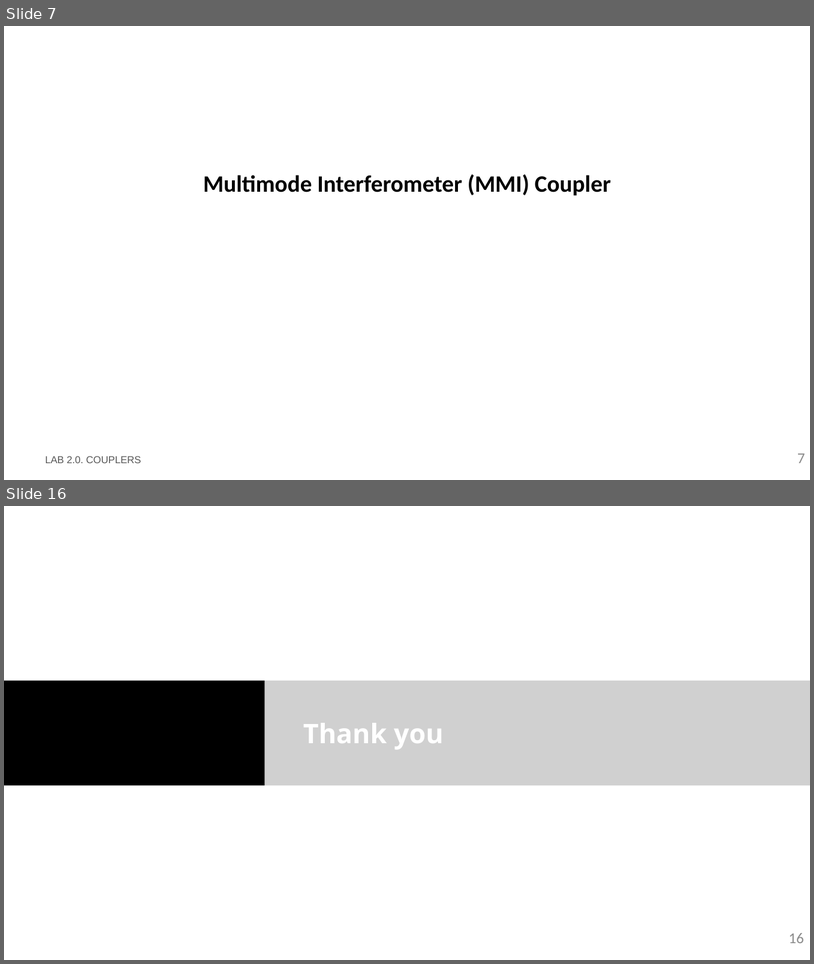
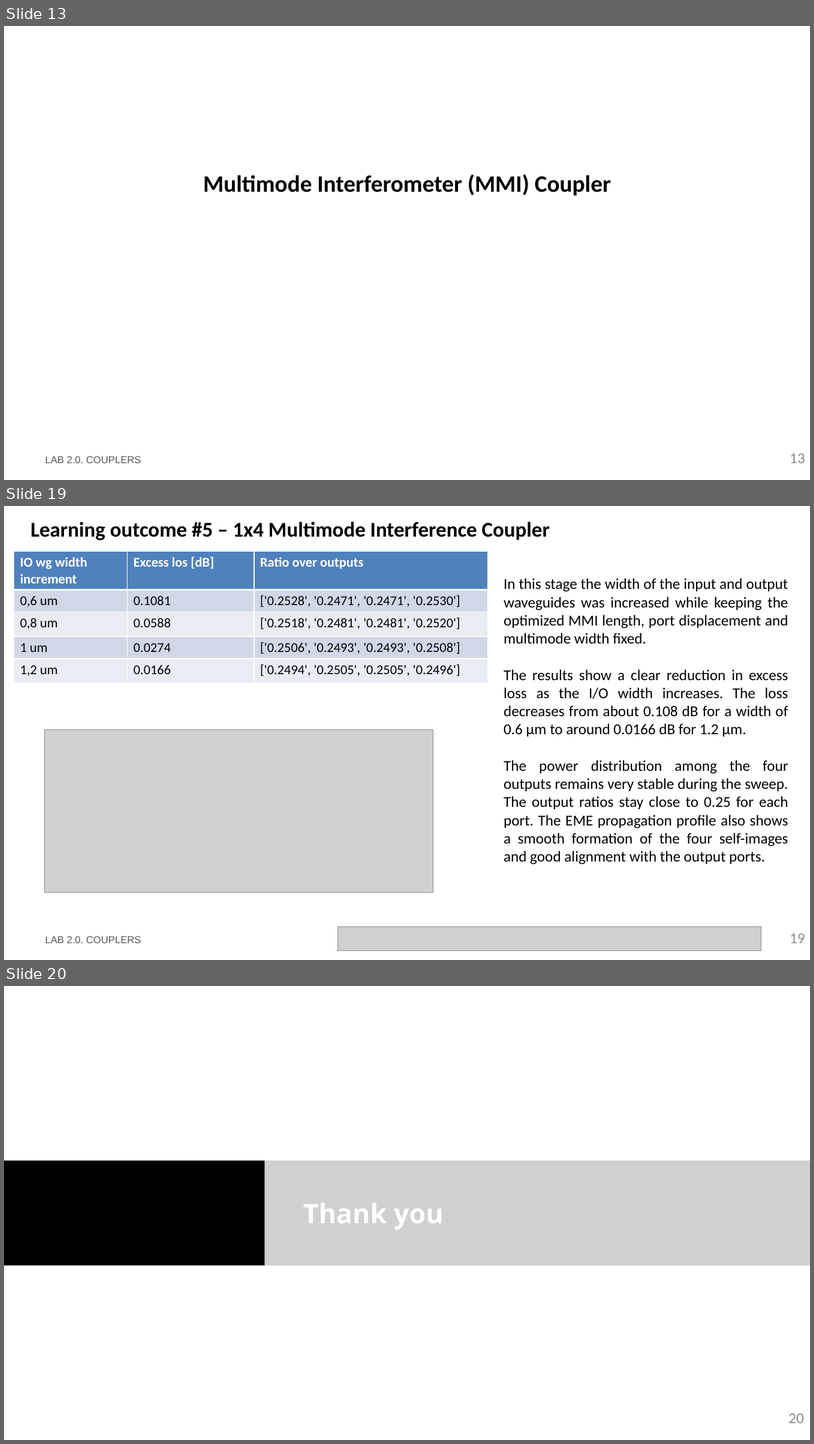
Before and after one commit to mromgar1/pic-upv-lab2, a slide deck: LabBook_20.pptx. Shown one above the other, each under a label of ours: slides 7 and 16 before the commit, slides 13, 19 and 20 after it; the slides between them are not shown. The pictures are 814x964 and 814x1444 pixels, drawn with LibreOffice and Linux fonts; fonts in the diff are those of the drawing; grey boxes stand for pictures; background and template pictures are left out. Boxes give left, top, right and bottom in pixels: in the first picture for what was removed or moved away, otherwise in the second. Text is boxed around its words. In the diff, an @@ line names an element or a change of style, - is before the commit and + after.

```diff
--- a/LabBook_20.pptx
+++ b/LabBook_20.pptx
@@ slide 19 added at (4,506,810,960), background #FFFFFF @@
@@ title added at (30,522,550,540), 25 pt, text #000000, bold @@
+Learning outcome #5 – 1x4 Multimode Interference Coupler
@@ table added at (14,552,489,682), 5 rows, 3 columns @@
+IO wg width increment | Excess los [dB] | Ratio over outputs
+0,6 um | 0.1081 | ['0.2528', '0.2471', '0.2471', '0.2530']
+0,8 um | 0.0588 | ['0.2518', '0.2481', '0.2481', '0.2520']
+1 um | 0.0274 | ['0.2506', '0.2493', '0.2493', '0.2508']
+1,2 um | 0.0166 | ['0.2494', '0.2505', '0.2505', '0.2496']
@@ text added at (504,578,789,864), 18 pt, text #000000 @@
+In this stage the width of the input and output waveguides was increased while keeping the optimized MMI length, port displacement and multimode width fixed.
+The results show a clear reduction in excess loss as the I/O width increases. The loss decreases from about 0.108 dB for a width of 0.6 µm to around 0.0166 dB for 1.2 µm.
+The power distribution among the four outputs remains very stable during the sweep. The output ratios stay close to 0.25 for each port. The EME propagation profile also shows a smooth formation of the four self-images and good alignment with the output ports.
@@ picture added at (45,729,434,892) @@
@@ text added at (45,936,141,943), 12 pt, text #585858 @@
+LAB 2.0. COUPLERS
@@ picture added at (338,927,762,951) @@
@@ page number added at (790,933,806,943), 18 pt, text #8C8C8C @@
+19
@@ what was slide 7 is now slide 13 @@
@@ page number at (790,453,806,463): text changed @@
-7
+13
@@ what was slide 16 is now slide 20 @@
@@ page number at (789,1413,804,1423): text changed @@
-16
+20
```
Also in this commit, not shown: 4 slides changed, 11 other slides added, 8 slides removed, 1 other file.
